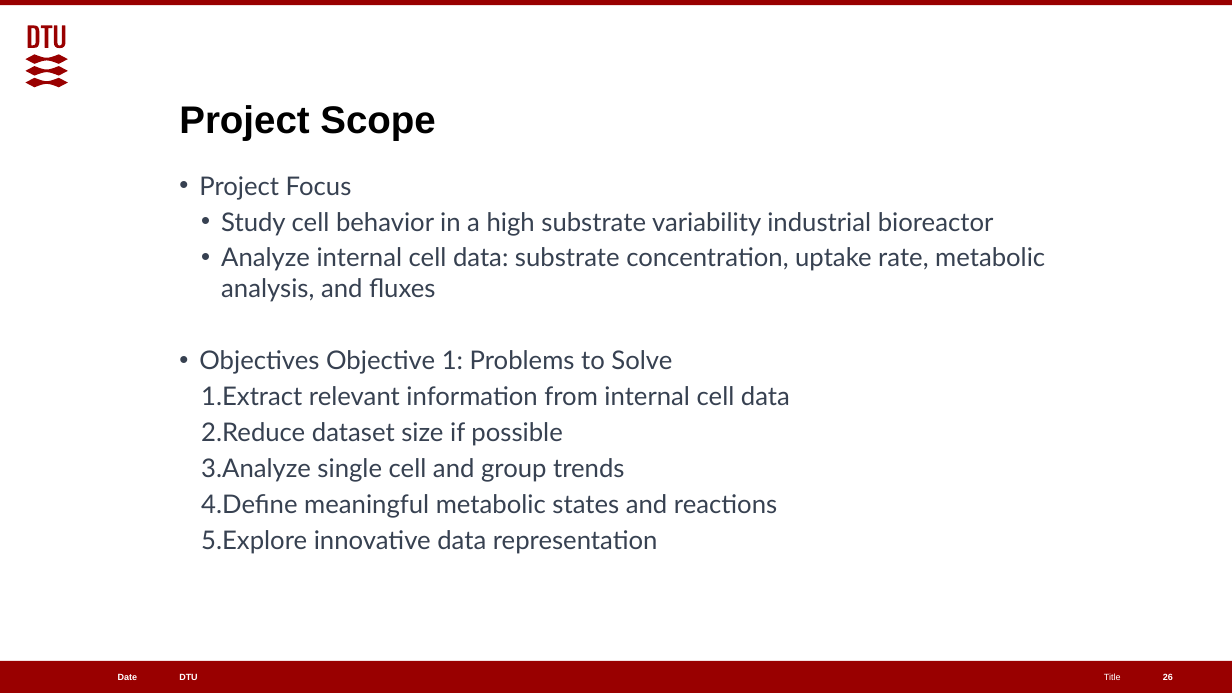
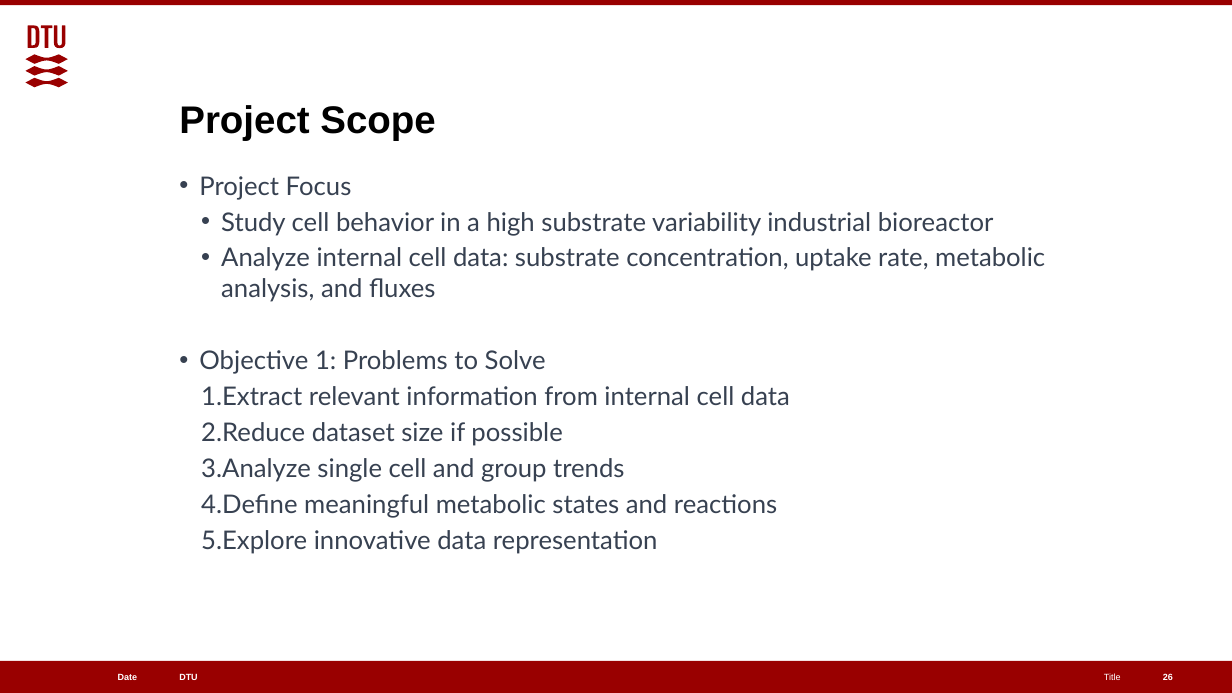
Before and after one commit to EGpineapples/Cell-Lifelines-Autoencoder, a slide deck: slide 26 of Classifying Metabolic Fluxes.pptx. Drawn at 1232x693 pixels with LibreOffice and Linux fonts; fonts in the diff are those of the drawing. Boxes give left, top, right and bottom in pixels: in the first picture for what was removed or moved away, otherwise in the second. Text is boxed around its words. In the diff, an @@ line names an element or a change of style, - is before the commit and + after.

```diff
--- a/Classifying Metabolic Fluxes.pptx
+++ b/Classifying Metabolic Fluxes.pptx
@@ text at [199, 350, 546, 374]: text changed @@
-• Objectives Objective 1: Problems to Solve
+• Objective 1: Problems to Solve
```
Also in this commit, not shown: 8 other slides changed, 30 slides added.
